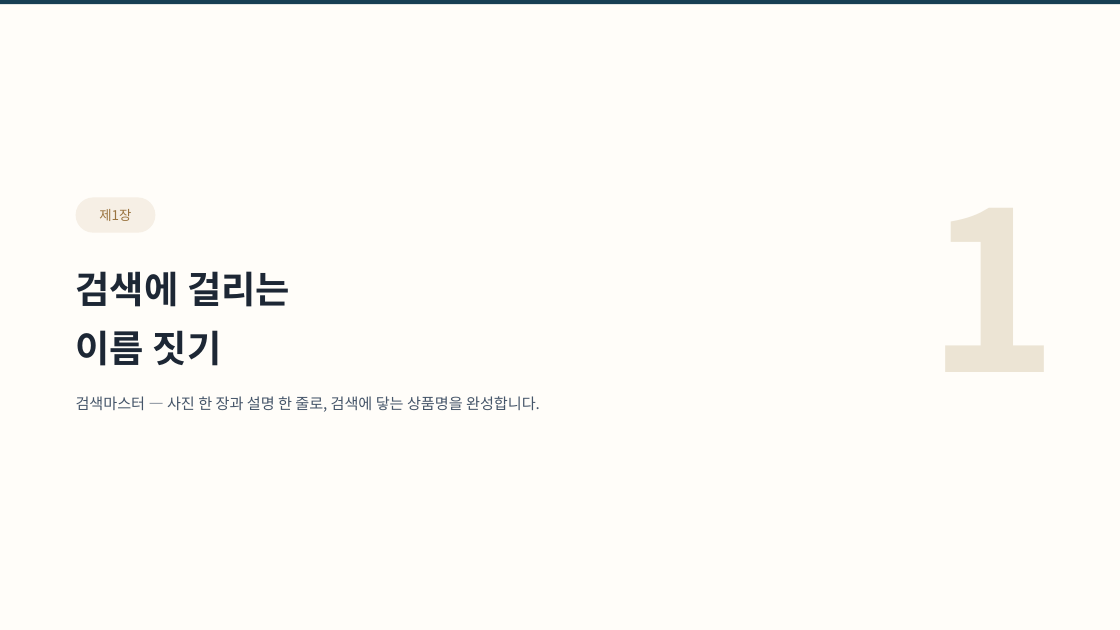
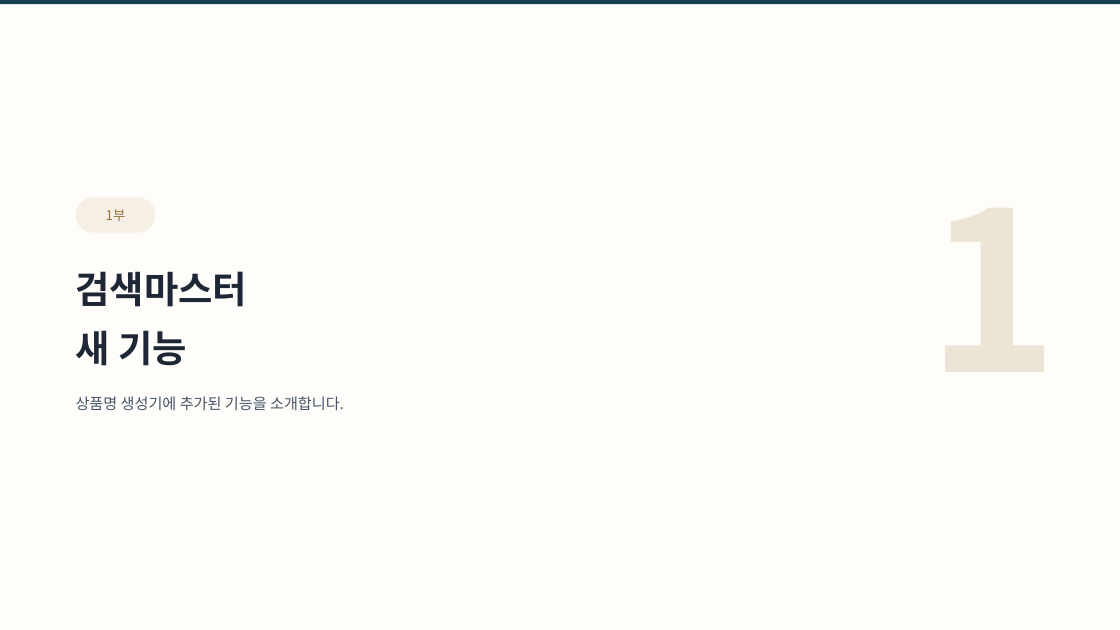
Before and after one commit to ramiteacher/searchmaster-x-freecanvas, a slide deck: slide 4 of slides.pptx. Drawn at 1120x630 pixels with LibreOffice and Linux fonts; fonts in the diff are those of the drawing. Boxes give left, top, right and bottom in pixels: in the first picture for what was removed or moved away, otherwise in the second. Text is boxed around its words. In the diff, an @@ line names an element or a change of style, - is before the commit and + after.

Commit message:
카피 전면 실용문 전환: 기능명 제목·평문 설명, 시적 표현 제거

```diff
--- a/slides.pptx
+++ b/slides.pptx
@@ text in rounded rectangle at (106,209,126,221): text changed @@
-제1장
+1부
@@ text at (76,271,344,410): text changed @@
-검색에 걸리는
-이름 짓기
-검색마스터 — 사진 한 장과 설명 한 줄로, 검색에 닿는 상품명을 완성합니다.
+검색마스터
+새 기능
+상품명 생성기에 추가된 기능을 소개합니다.
```
Also in this commit, not shown: 15 other slides changed, 1 slide added, 1 slide removed, 1 other file.
